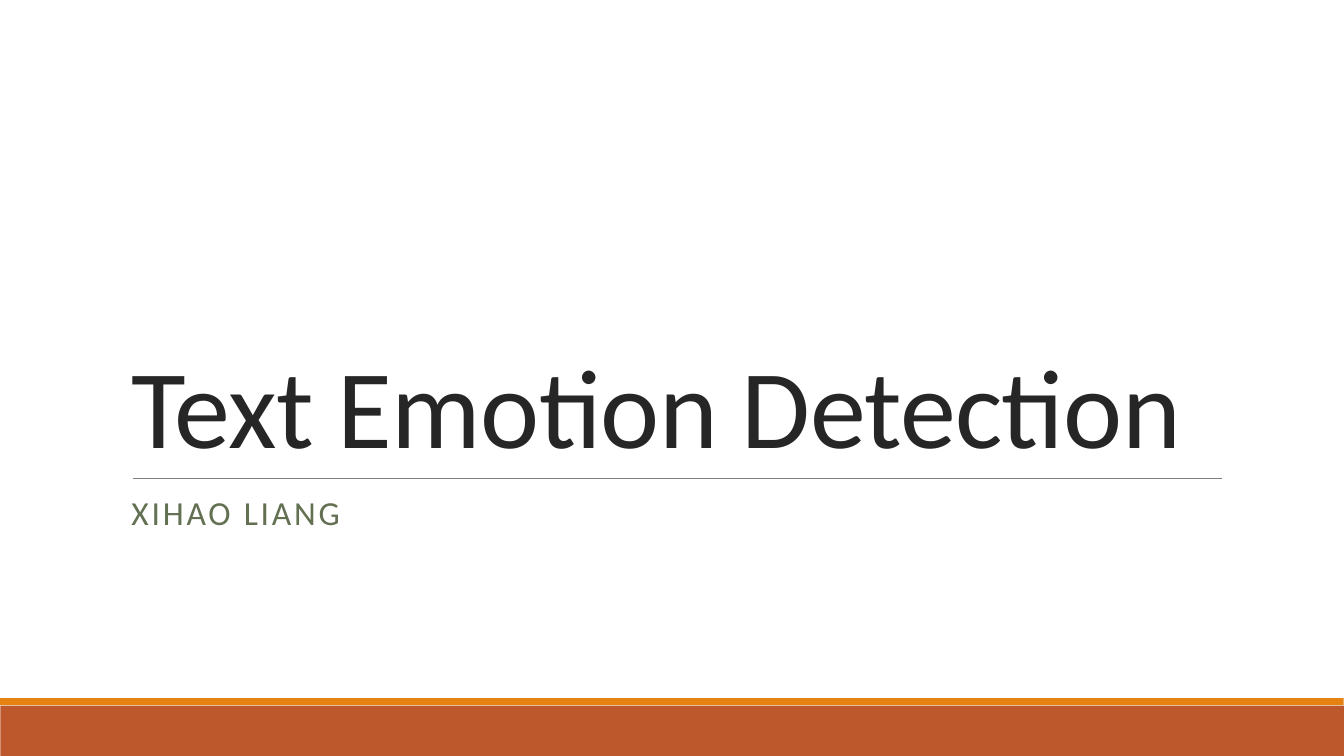
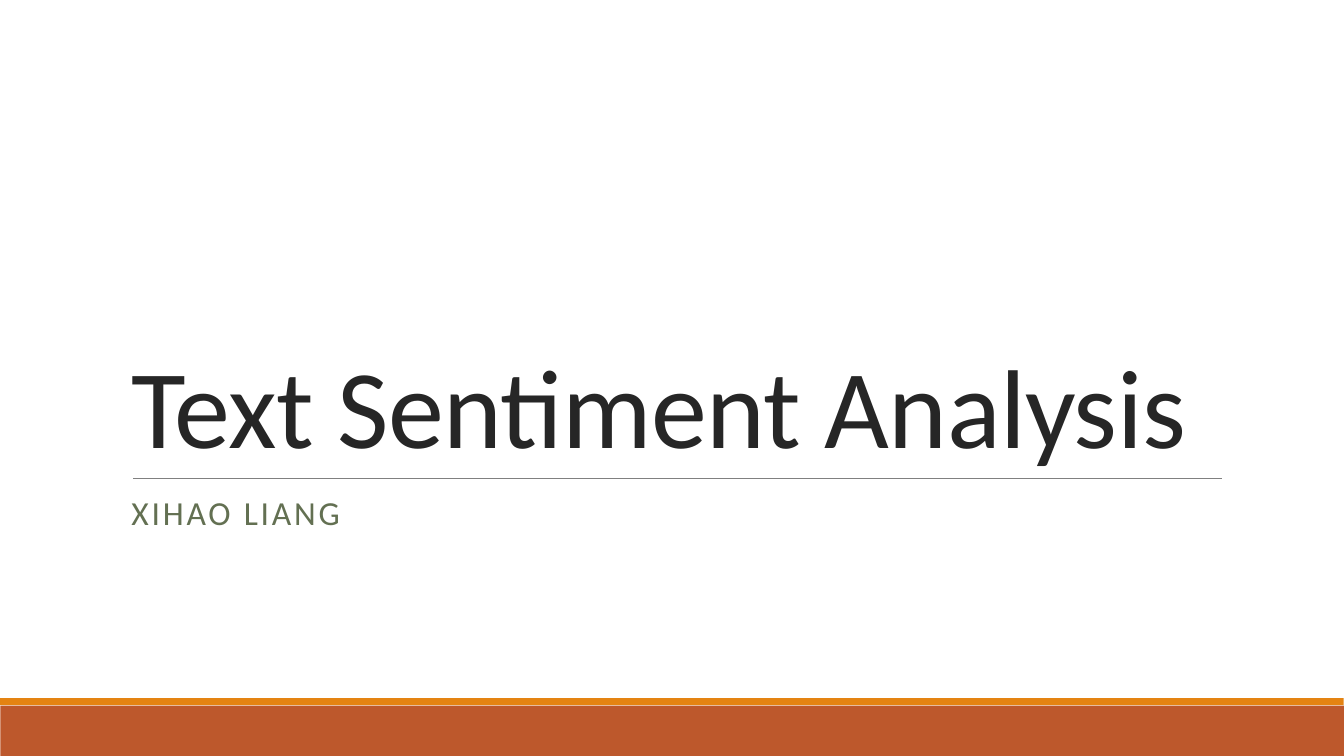
Before and after one commit to liangxh/grad, a slide deck: slide 1 of [报告] Text Emotion Detection.pptx. Drawn at 1344x756 pixels with LibreOffice and Linux fonts; fonts in the diff are those of the drawing. Boxes give left, top, right and bottom in pixels: in the first picture for what was removed or moved away, otherwise in the second. Text is boxed around its words. In the diff, an @@ line names an element or a change of style, - is before the commit and + after.

```diff
--- a/[报告] Text Emotion Detection.pptx
+++ b/[报告] Text Emotion Detection.pptx
@@ title at (131,370,1186,466): text changed @@
-Text Emotion Detection
+Text Sentiment Analysis
```
Also in this commit, not shown: 11 other slides changed, 3 slides added, 5 other files.
